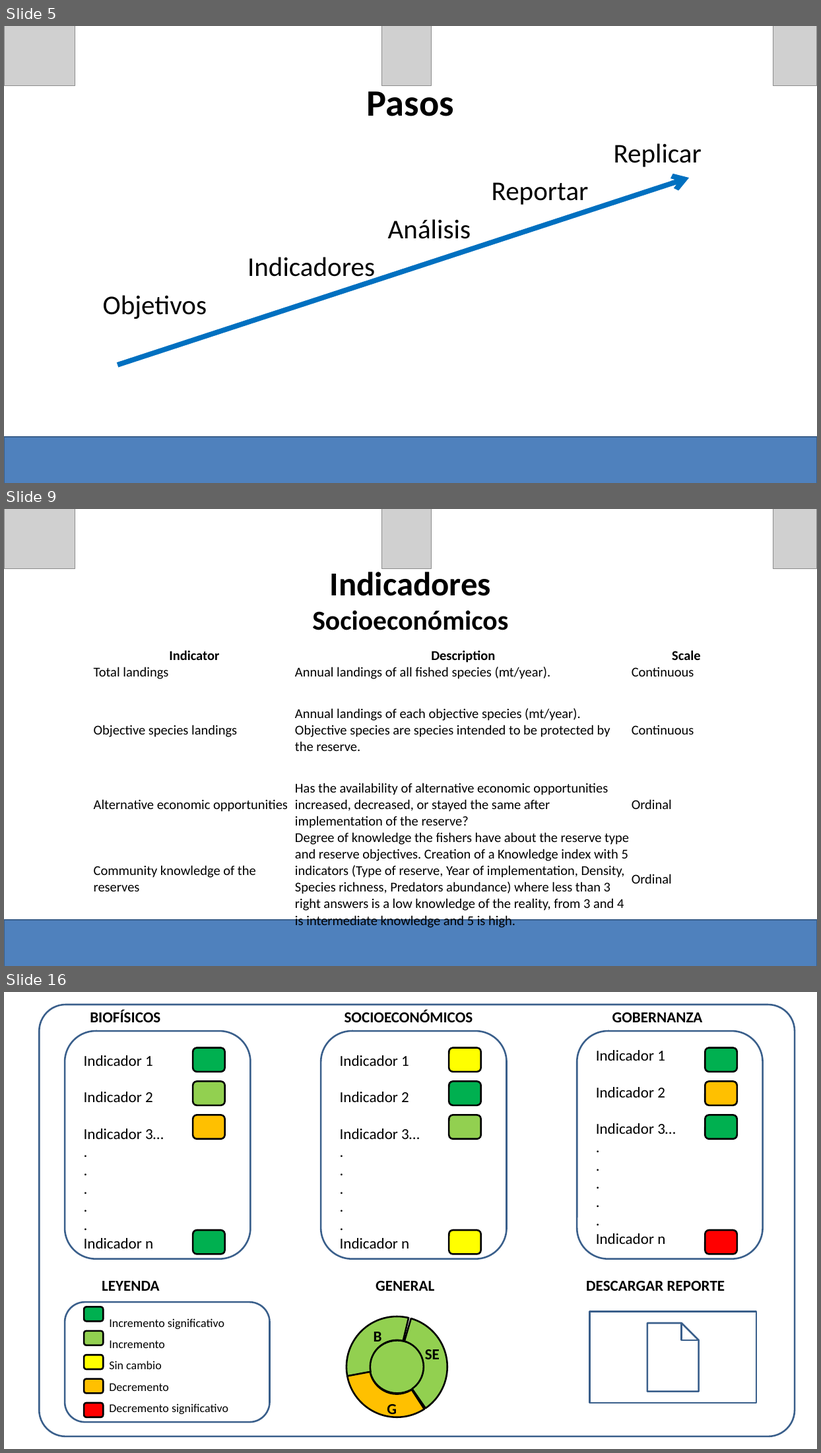
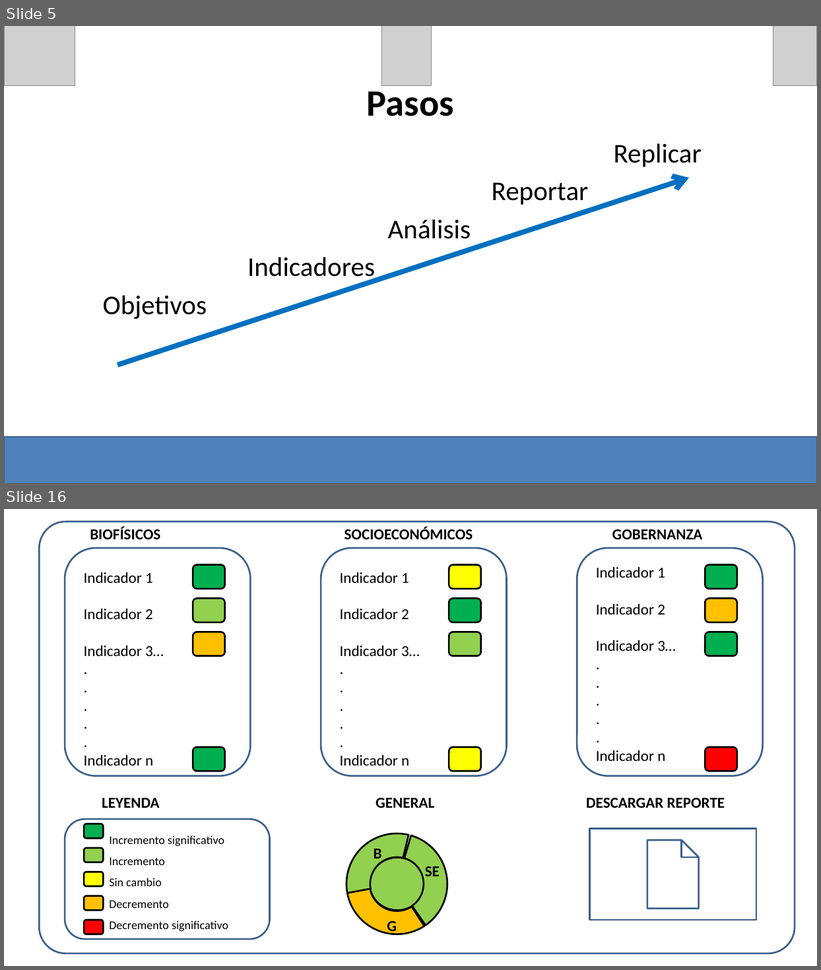
Before and after one commit to turfeffect/Docs, a slide deck: Presentations/Workshop in Mexico/Mexico Workshop.pptx. Shown one above the other, each under a label of ours: slides 5, 9 and 16 before the commit, slides 5 and 16 after it; the slides between them are not shown. The pictures are 821x1453 and 821x970 pixels, drawn with LibreOffice and Linux fonts; fonts in the diff are those of the drawing; grey boxes stand for pictures. Boxes give left, top, right and bottom in pixels: in the first picture for what was removed or moved away, otherwise in the second. Text is boxed around its words. In the diff, an @@ line names an element or a change of style, - is before the commit and + after.

```diff
--- a/Presentations/Workshop in Mexico/Mexico Workshop.pptx
+++ b/Presentations/Workshop in Mexico/Mexico Workshop.pptx
@@ slide 9 removed at bbox=[4, 509, 817, 966], background #FFFFFF @@
@@ picture removed at bbox=[4, 509, 75, 569] @@
@@ picture removed at bbox=[382, 509, 431, 569] @@
@@ picture removed at bbox=[773, 509, 817, 569] @@
@@ title removed at bbox=[312, 568, 508, 630] @@
-Indicadores
-Socioeconómicos
@@ table removed at bbox=[94, 648, 741, 931], 5 rows, 3 columns @@
-Indicator | Description | Scale
-Total landings | Annual landings of all fished species (mt/year). | Continuous
-Objective species landings | Annual landings of each objective species (mt/year). Objective species are species intended to be protected by the reserve. | Continuous
-Alternative economic opportunities | Has the availability of alternative economic opportunities increased, decreased, or stayed the same after implementation of the reserve? | Ordinal
-Community knowledge of the reserves | Degree of knowledge the fishers have about the reserve type and reserve objectives. Creation of a Knowledge index with 5 indicators (Type of reserve, Year of implementation, Density, Species richness, Predators abundance) where less than 3 right answers is a low knowledge of the reality, from 3 and 4 is intermediate knowledge and 5 is high. | Ordinal
@@ rectangle removed at bbox=[4, 920, 817, 966] @@
```
Also in this commit, not shown: 8 slides changed, 4 slides added, 3 other slides removed, 1 other file.
